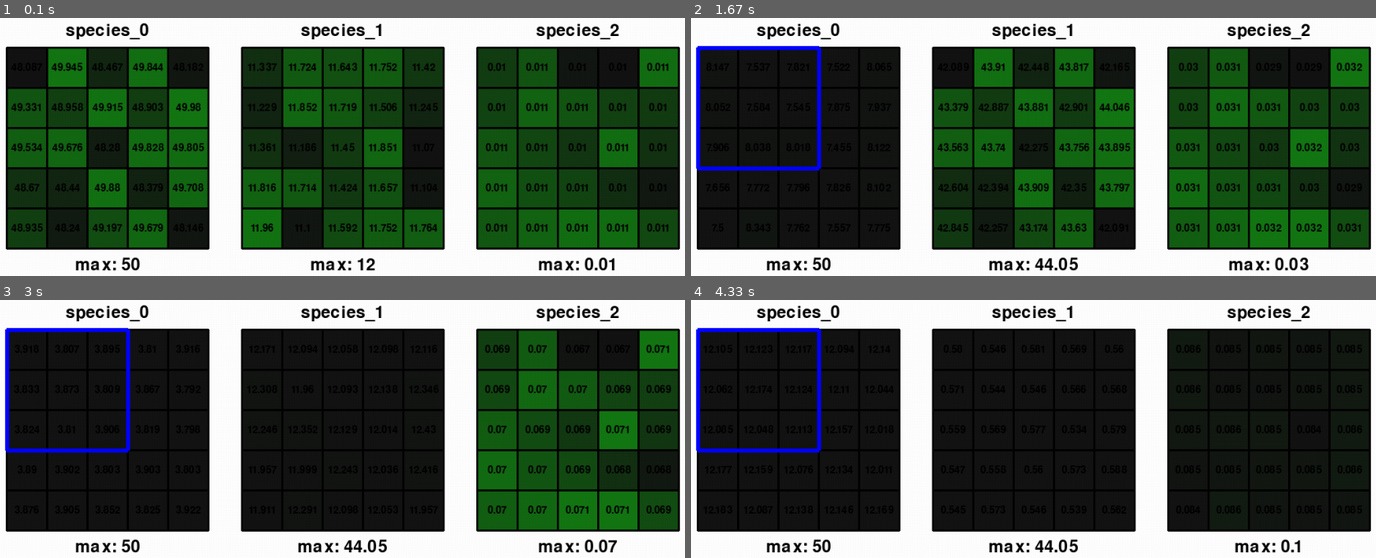
Above: before the commit, frames 1-4 (two rows, left to right).
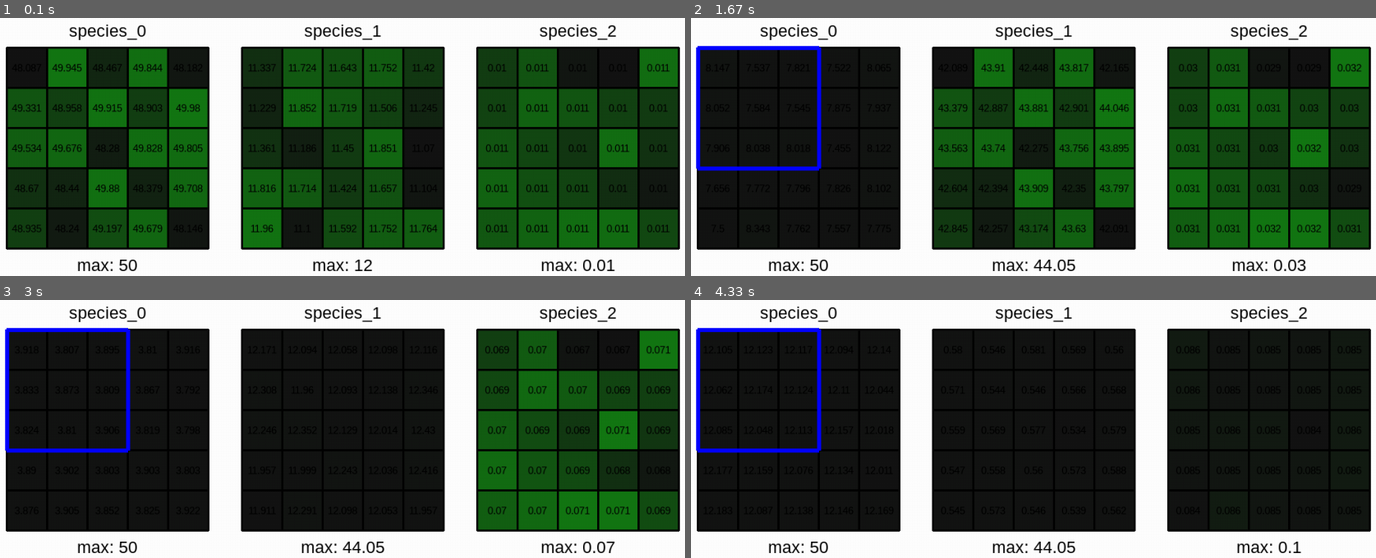
Above: after the commit, the same moments.

Repository: AnmolS99/BioGym
Game: pygame game, started from main.py
The game is run twice, just before and just after one commit, with the same random seed, the same clock (stepped at 60 frames per second) and the same inputs.
Inputs:
- Up to frame 1 (0.1 s): no input
- Up to frame 2 (1.67 s): no input
- Up to frame 3 (3 s): no input
- Up to frame 4 (4.33 s): no input

The runs differ from the first frame. In frame 1, 4.8% of the frame differs, in the area x 1-98%, y 1-99%; in frame 2, 4.2%; in frame 3, 3.0%; in frame 4, 2.2%.

Commit message:
Update font used by Renderer

Diff:
--- a/main.py
+++ b/main.py
@@ -15,7 +15,7 @@
 
     timestep = 0
 
-    while not done and timestep < 50:
+    while not done and timestep < 10:
         timestep += 1
         #action = env.action_space.sample()
         action = 0
--- a/renderer.py
+++ b/renderer.py
@@ -22,6 +22,8 @@
 
         self.display_population = display_population
 
+        self.font_name = "Arial"
+
         self.window = None
         self.clock = None
 
@@ -114,7 +116,7 @@
                                                         sim_num)
         y_title = self.pix_padding // 2
         size = self.pix_padding // 2
-        font = pygame.font.Font("freesansbold.ttf", size)
+        font = pygame.font.SysFont(self.font_name, size)
         title_text = font.render("species_" + str(sim_num), True, 0)
         title_textRect = title_text.get_rect()
         title_textRect.center = (x, y_title)
@@ -139,7 +141,7 @@
 
         size = int(self.pix_square_size // 4)
 
-        font = pygame.font.Font("freesansbold.ttf", size)
+        font = pygame.font.SysFont(self.font_name, size)
         pop_text = font.render("" + str(round(population, 3)), True, 0)
         pop_textRect = pop_text.get_rect()
         pop_textRect.center = (x + self.pix_square_size // 2,
